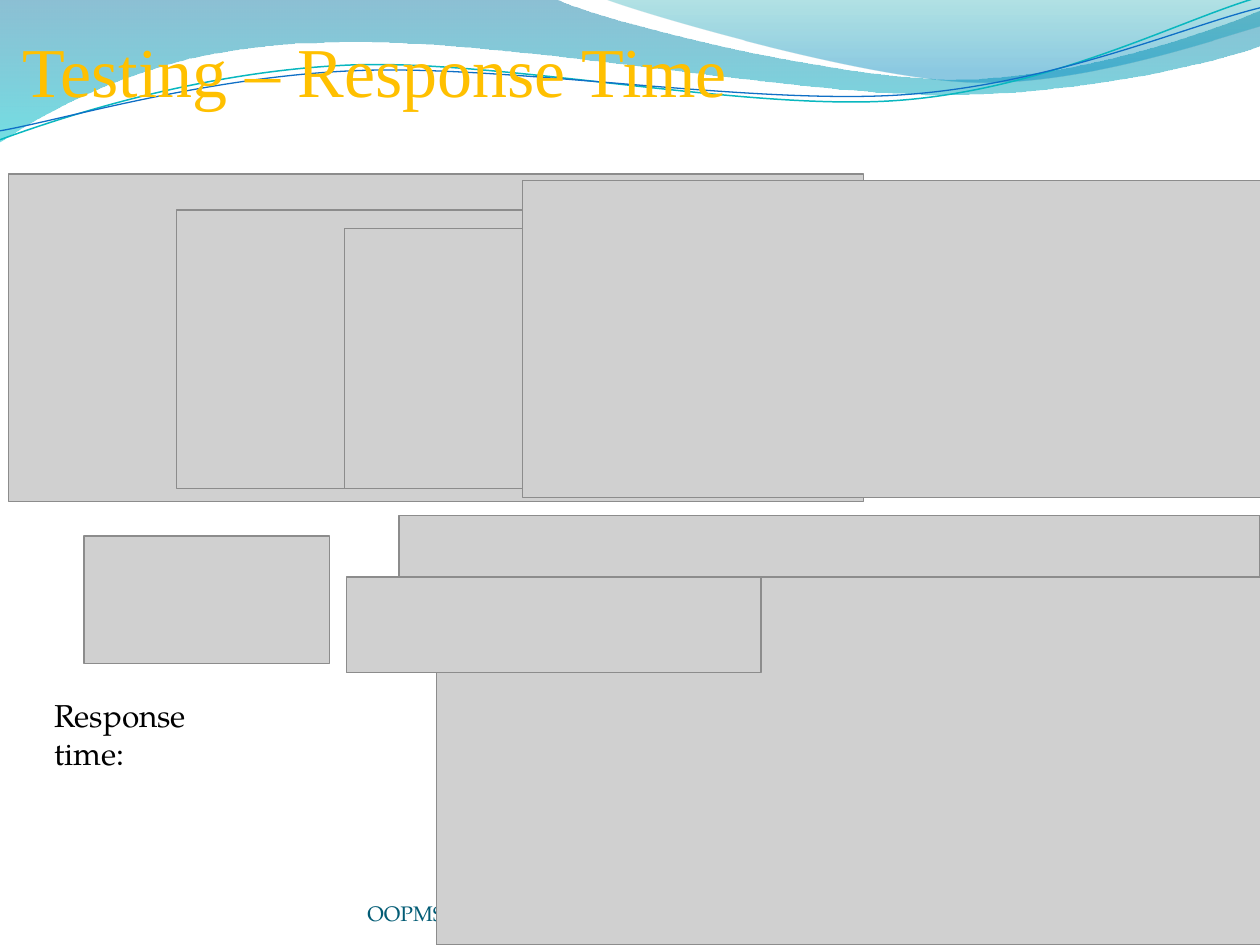
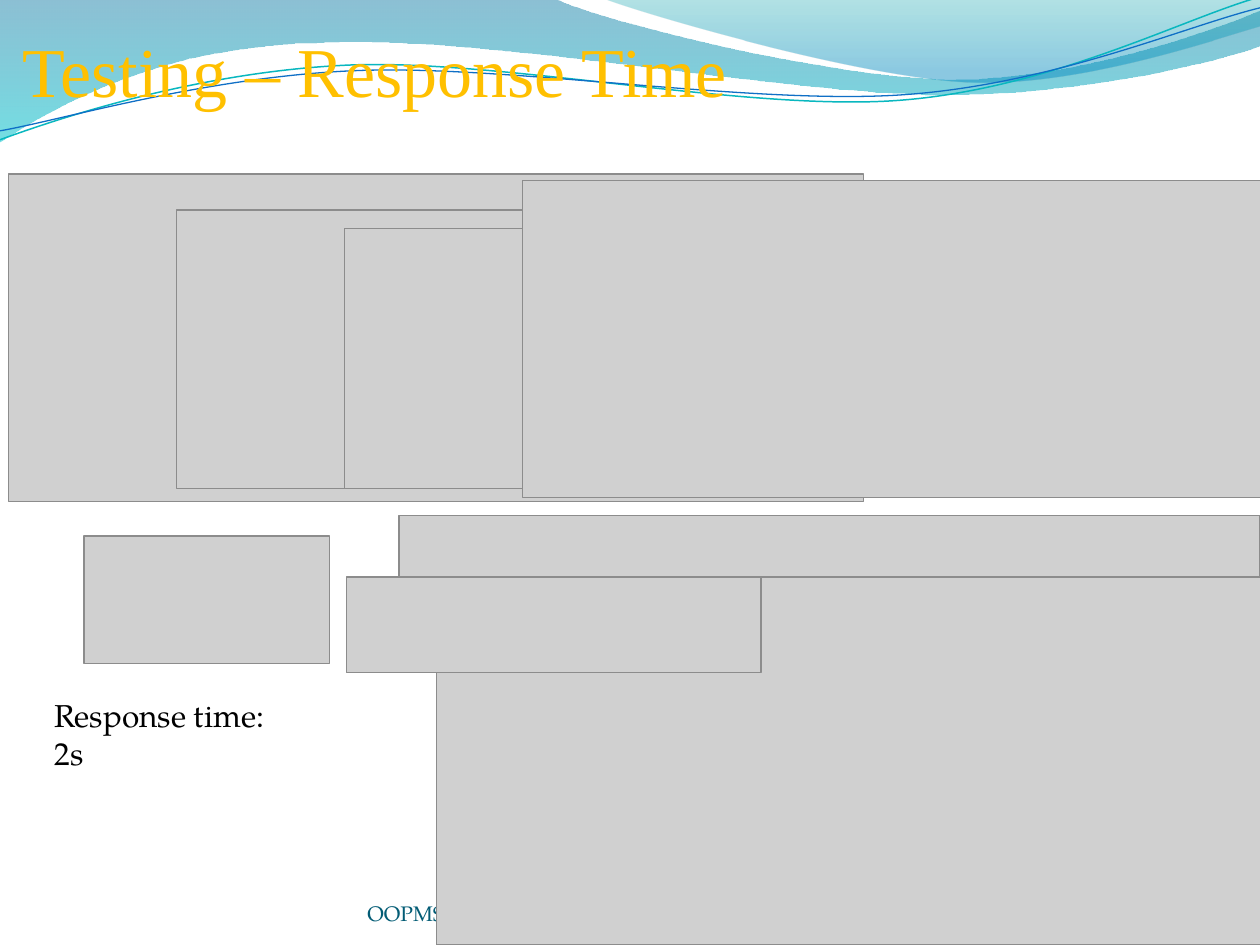
Before and after one commit to gofpattern/oopms, a slide deck: slide 49 of Document/Report/Presentation/OOPMS_Presentation_v1.0.pptx. Drawn at 1260x945 pixels with LibreOffice and Linux fonts; fonts in the diff are those of the drawing; grey boxes stand for pictures; background and template pictures are left out. Boxes give left, top, right and bottom in pixels: in the first picture for what was removed or moved away, otherwise in the second. Text is boxed around its words. In the diff, an @@ line names an element or a change of style, - is before the commit and + after.

```diff
--- a/Document/Report/Presentation/OOPMS_Presentation_v1.0.pptx
+++ b/Document/Report/Presentation/OOPMS_Presentation_v1.0.pptx
@@ text at bbox=[54, 705, 264, 766]: text changed @@
-Response time:
+Response time: 2s
```
Also in this commit, not shown: 3 other slides changed, 2 slides added, 1 slide removed.
